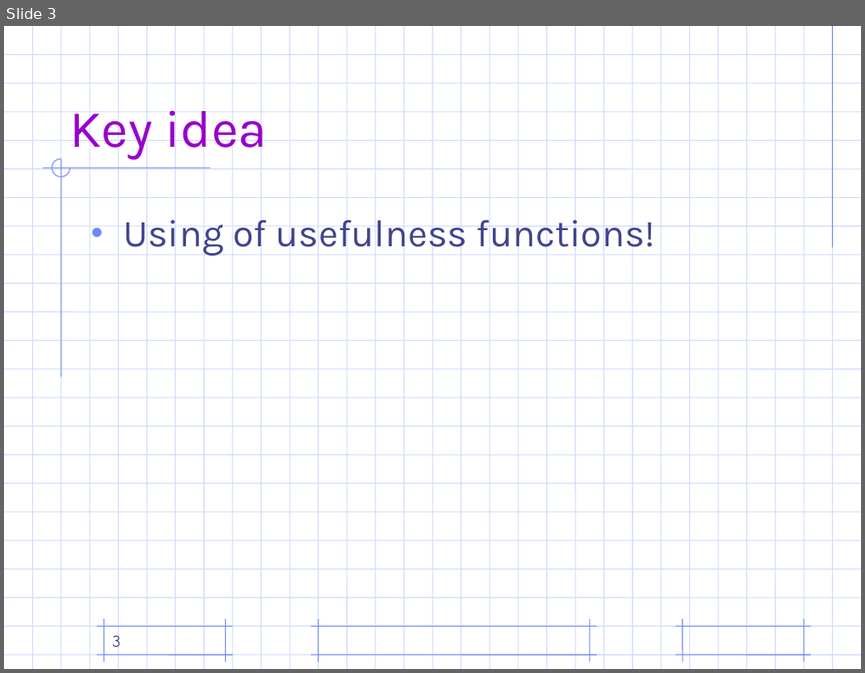
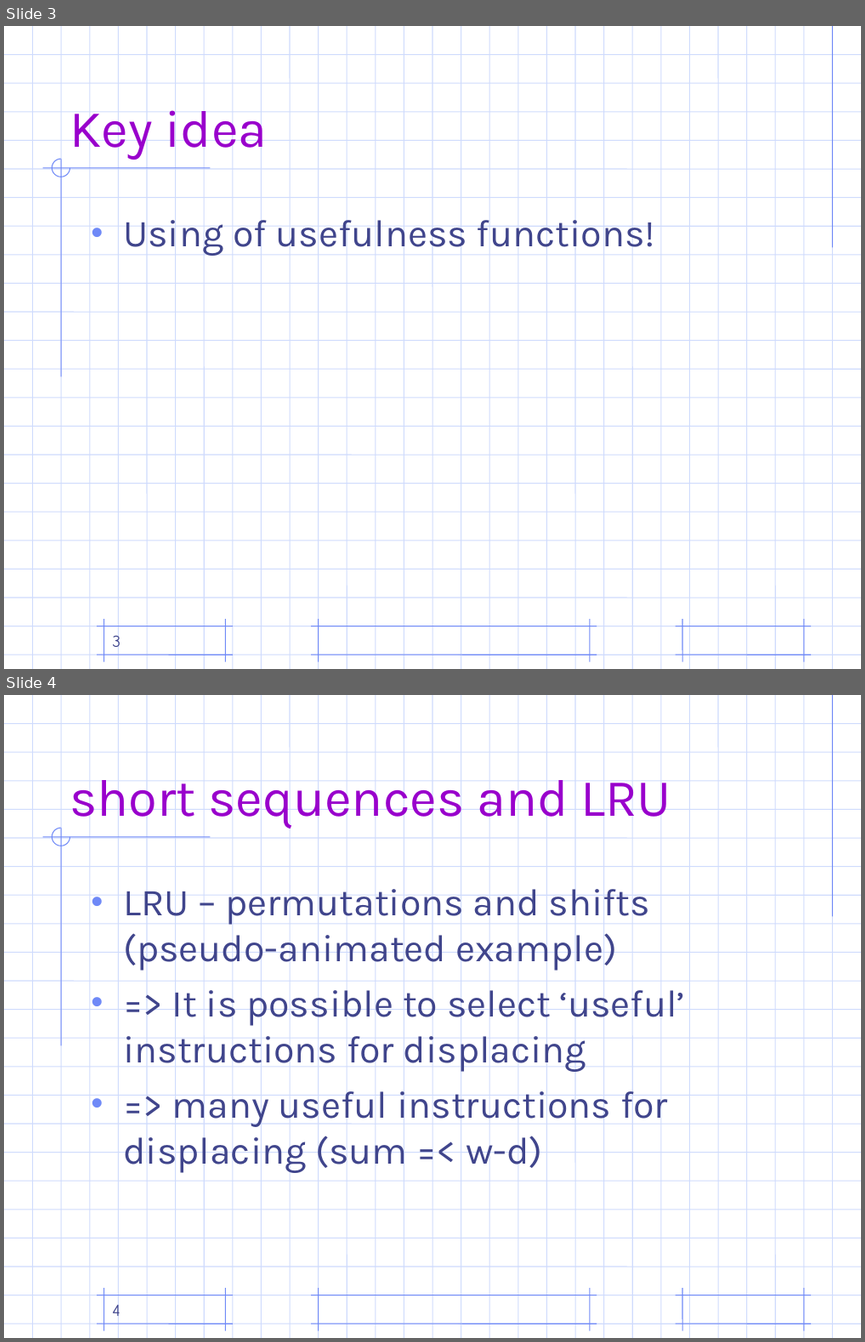
Before and after one commit to kornevgen/tesla-project, a slide deck: papers/EWDTS09/slides/kornikhin-slides.ppt. Shown one above the other, each under a label of ours: slide 3 before the commit, slides 3 and 4 after it. The pictures are 865x673 and 865x1342 pixels, drawn with LibreOffice and Linux fonts; fonts in the diff are those of the drawing; background and template pictures are left out. Boxes give left, top, right and bottom in pixels: in the first picture for what was removed or moved away, otherwise in the second. Text is boxed around its words. In the diff, an @@ line names an element or a change of style, - is before the commit and + after.

```diff
--- a/papers/EWDTS09/slides/kornikhin-slides.ppt
+++ b/papers/EWDTS09/slides/kornikhin-slides.ppt
@@ slide 4 added at bbox=[4, 695, 861, 1338], background #FFFFFF; not listed: 67 template elements that a slide beside it also shows @@
@@ title added at bbox=[69, 769, 671, 828], 44 pt, text #9900CC @@
+short sequences and LRU
@@ text added at bbox=[123, 881, 686, 1173], 32 pt, text #40458C @@
+• LRU – permutations and shifts (pseudo-animated example)
+• => It is possible to select ‘useful’ instructions for displacing
+• => many useful instructions for displacing (sum =< w-d)
@@ page number added at bbox=[112, 1300, 120, 1321], 14 pt, text #40458C @@
+4
```
